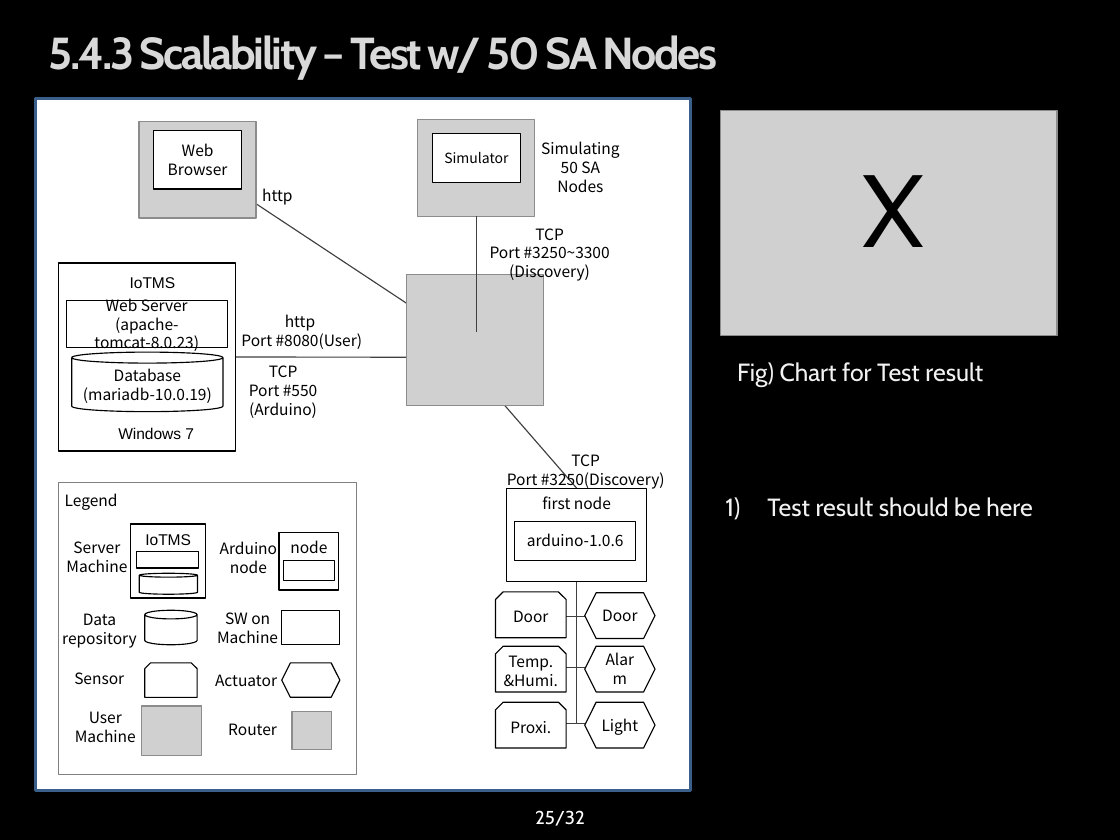
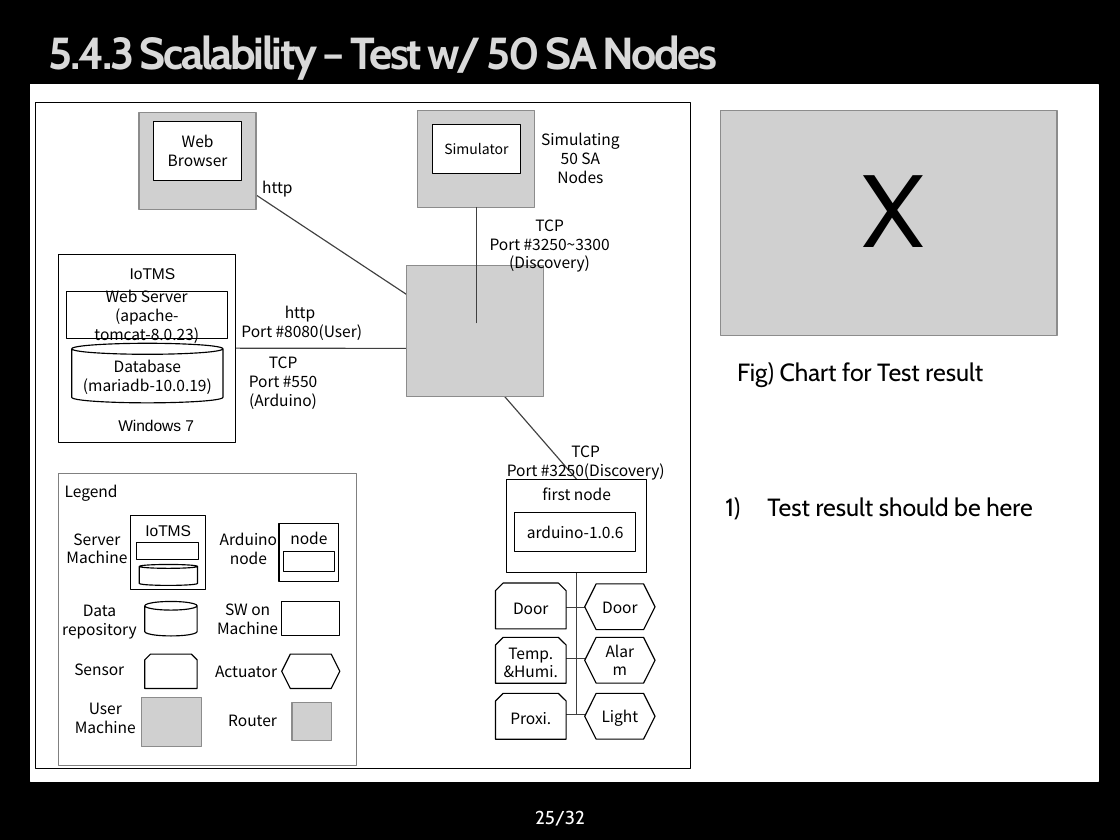
Before and after one commit to youkkwon/smarthome, a slide deck: slide 25 of doc/Docs/IoT System Final Presentation_0624.pptx. Drawn at 1120x840 pixels with LibreOffice and Linux fonts; fonts in the diff are those of the drawing; grey boxes stand for pictures; background and template pictures are left out. Boxes give left, top, right and bottom in pixels: in the first picture for what was removed or moved away, otherwise in the second. Text is boxed around its words. In the diff, an @@ line names an element or a change of style, - is before the commit and + after.

```diff
--- a/doc/Docs/IoT System Final Presentation_0624.pptx
+++ b/doc/Docs/IoT System Final Presentation_0624.pptx
@@ rectangle added at <box>31,85,1099,782</box>, fill #FFFFFF, outline #FFFFFF 0.75 pt @@
@@ rectangle: place and size @@
-rectangle at <box>36,99,691,791</box>
+rectangle at <box>36,103,691,768</box>
@@ rectangle at <box>36,103,691,768</box>: outline #3A5F8C 2 pt to #000000 0.75 pt @@
@@ 17 texts, 12 rectangles, 8 lines, 5 pictures, 4 hexagons, 3 cylinders, 3 snip same rects: place and size @@
-17 texts, 12 rectangles, 8 lines, 5 pictures, 4 hexagons, 3 cylinders, 3 snip same rects at <box>58,120,665,775</box>
+17 texts, 12 rectangles, 8 lines, 5 pictures, 4 hexagons, 3 cylinders, 3 snip same rects at <box>58,111,665,766</box>
@@ text "Fig) Chart for Test result" at <box>737,362,983,387</box>: text colour #F2F2F2 to #000000 @@
@@ text "Test result should be here" at <box>767,497,1033,517</box>: text colour #F2F2F2 to #000000 @@
@@ snip same rect "Door": place and size @@
-snip same rect "Door" at <box>495,591,566,637</box>
+snip same rect "Door" at <box>495,584,566,629</box>
```
Also in this commit, not shown: 27 other slides changed.
